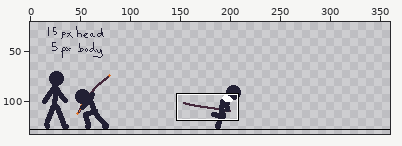
Pixel-art file, stored at Asesprite/Doodle2.aseprite. The picture above shows the old version from afar; the outline marks the close-up.
Close-up. Earlier state:
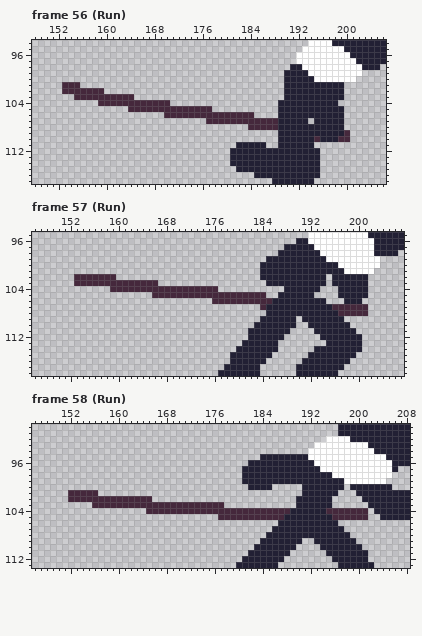
360x180 pixels, 184 frames. Shown: frame 56 (Run): x 148..206, y 94..117; frame 57 (Run): x 146..207, y 95..118; frame 58 (Run): x 146..208, y 90..113. The wide view leaves out empty margins. The commit also changed other frames or places, which this record leaves out.
And afterwards:
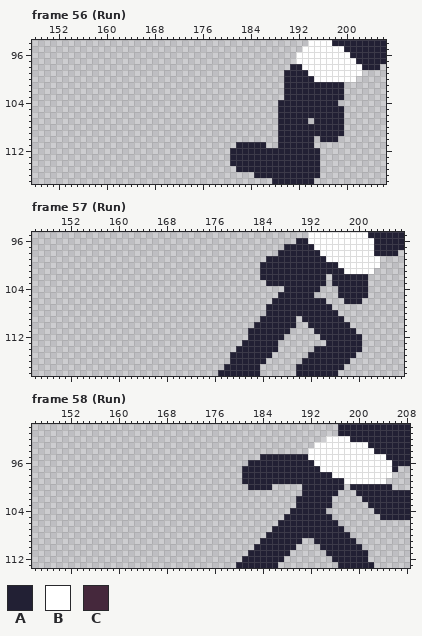
Palette (. is transparent): A #222034  B #ffffff  C #45283c
Changes in this commit:
layer "Run/Flip/Sword" now hidden
Frame 56 (Run):
Colour C is removed in row 101 at x 153 to 155; in row 102 at x 153 to 159; in row 103 at x 155 to 164; in row 104 at x 159 to 170; in row 105 at x 164 to 177; in row 106 at x 170 to 184.
Colour C is removed in row 107 at x 177 to 188; in row 108 at x 184 to 188; in row 109 at x 200; in row 110 at x 195 and 199 to 200.
Frame 57 (Run):
Colour C is removed in row 102 at x 153 to 159; in row 103 at x 153 to 166; in row 104 at x 159 to 176; in row 105 at x 166 to 184; in row 106 at x 176 to 185; in row 107 at x 184 and 196 to 201.
Colour C is removed in row 108 at x 197 to 201.
Frame 58 (Run):
Colour C is removed in row 101 at x 152 to 156; in row 102 at x 152 to 165; in row 103 at x 156 to 177; in row 104 at x 165 to 188 and 195 to 201; in row 105 at x 177 to 187 and 196 to 201.
